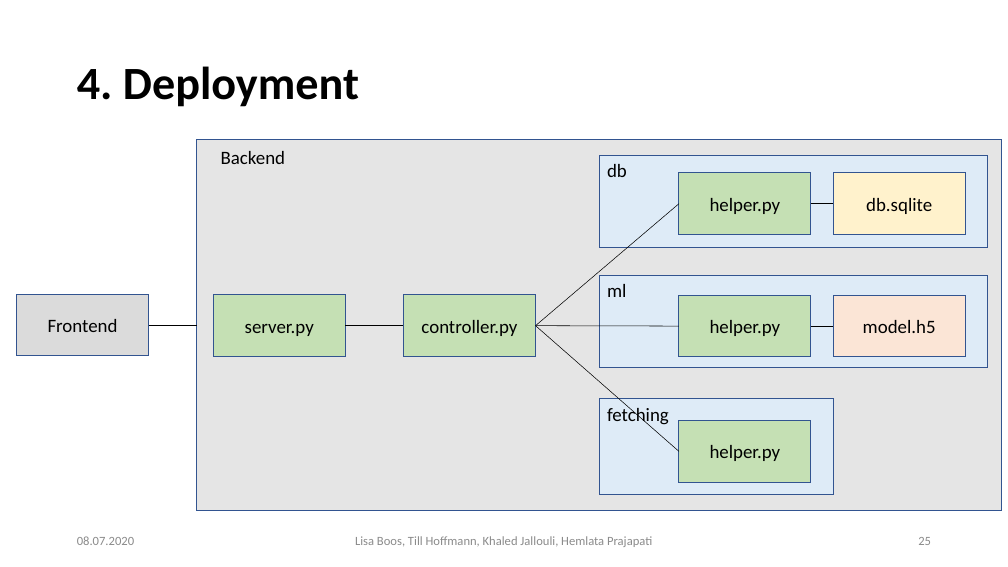
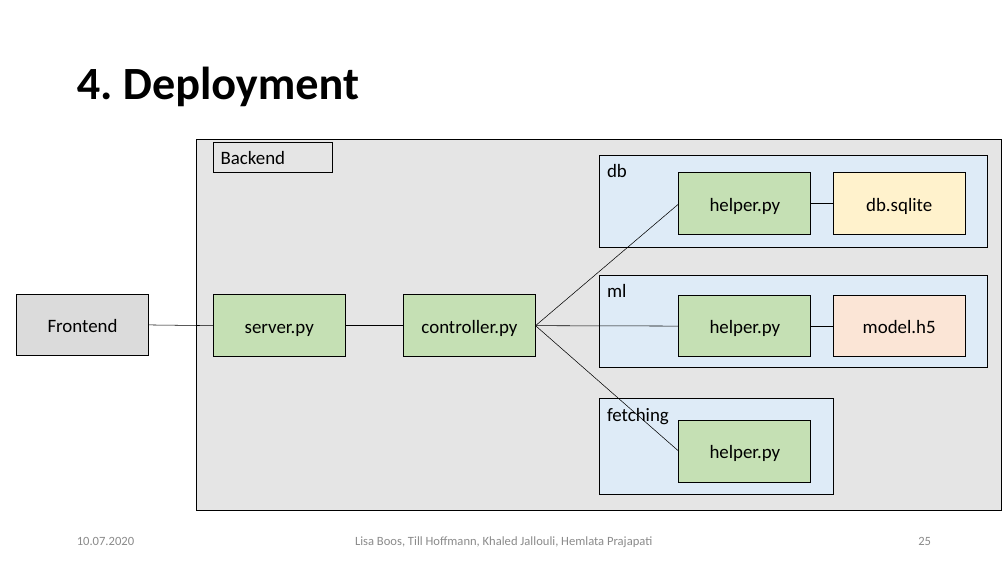
Before and after one commit to Khaledjallouli/project, a slide deck: slide 25 of Daily/sprint9/Final_Presentation_Phase_I.pptx. Drawn at 1008x567 pixels with LibreOffice and Linux fonts; fonts in the diff are those of the drawing; background and template pictures are left out. Boxes give left, top, right and bottom in pixels: in the first picture for what was removed or moved away, otherwise in the second. Text is boxed around its words. In the diff, an @@ line names an element or a change of style, - is before the commit and + after.

Commit message:
updated design of slides

```diff
--- a/Daily/sprint9/Final_Presentation_Phase_I.pptx
+++ b/Daily/sprint9/Final_Presentation_Phase_I.pptx
@@ outline #325491 1 pt to #000000 1 pt in 12 elements at <box>600,155,988,247</box>, <box>213,295,346,357</box>, <box>404,295,536,357</box>, <box>679,173,811,235</box>, <box>833,173,966,235</box>, <box>600,275,988,368</box>, <box>679,296,811,358</box>, <box>833,296,966,358</box>, <box>600,399,833,495</box>, <box>679,420,811,482</box>, <box>17,294,149,356</box>, <box>197,140,1003,510</box> @@
@@ rectangle "Backend": place and size @@
-rectangle "Backend" at <box>221,151,286,164</box>
+rectangle "Backend" at <box>213,142,333,172</box>
@@ rectangle "Backend" at <box>213,142,333,172</box>: outline none to #000000 0.75 pt @@
@@ line moved from (149, 325) - (197, 325) to (149, 325) - (213, 326) @@
@@ text at <box>77,537,134,545</box>: text changed @@
-08.07.2020
+10.07.2020
```
Also in this commit, not shown: 28 other slides changed.
